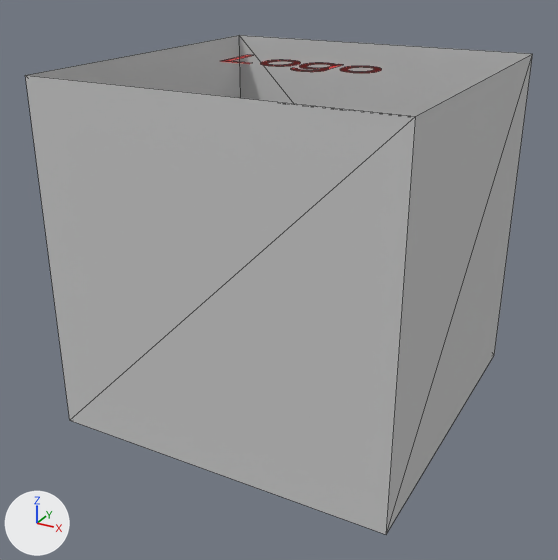
Renders of the FBX model Assets/ArtWork/3DModels/Rooms/Sensor/SensorRoom.FBX from each side of a commit.
Before and after are seen from a camera (50 mm lens) standing at (4.88, -9.48, 6.51) and looking at (-0.11, -0.41, 1.97). Every picture has the same lights, and +X, +Y and +Z are marked at lower left. Mesh edges are drawn as thin lines. Where no turn or scale is listed for an object, it has been applied to the vertices.

In view in the first picture: 'SensorRoom'.
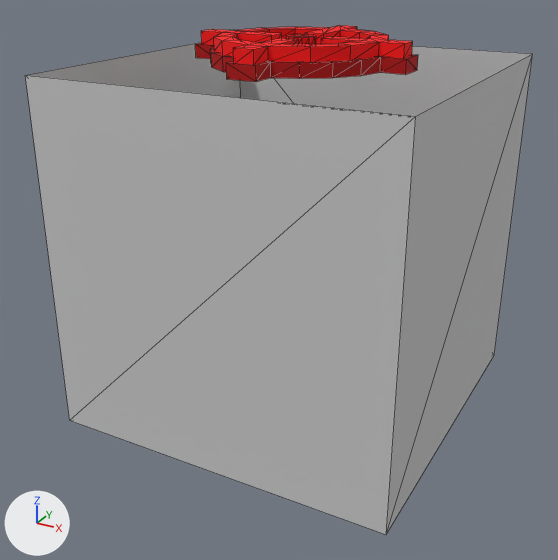
The change in detail:
Material 'Material #2' (mat_material__2) is new.
Its base color is (0.471, 0.0, 0.0) (red #b70000).
Its roughness is 0.859.
Material 'Material #3' (mat_material__3) is new.
Its base color is (1.0, 0.0, 0.0) (red #ff0000).
Its roughness is 0.859.
me_mesh is used by ob_sensorroom; location (0.0, 0.0, 0.0).
me_mesh had 1092 vertices, 1691 faces and spanned x -2.5..2.5, y -2.5..2.5, z -0.03..5.0.
me_mesh now has 917 vertices, 1638 faces and spans x -2.5..2.5, y -2.5..2.5, z -0.03..5.35.
me_mesh part 1: a new loose piece of 104 vertices spanning x -1.56..1.56, y -1.56..1.56, z 5.0..5.19, in mat_material__2 (red #b60000).
me_mesh part 2: a new loose piece of 96 vertices spanning x -1.49..1.49, y -1.49..1.49, z 5.17..5.35, in mat_material__3 (red #ff0000).
me_mesh part 3: a new loose piece of 24 vertices spanning x -0.2..0.2, y -0.2..0.2, z 5.17..5.35, in mat_material__3 (red #ff0000).
me_mesh part 4: the loose piece of 179 vertices spanning x 0.01..0.5, y -0.49..0.29, z 4.98 is deleted.
me_mesh part 5: the loose piece of 119 vertices spanning x 0.61..1.12, y -0.28..0.29, z 4.98 is deleted.
me_mesh part 6: the loose piece of 119 vertices spanning x -0.57..-0.06, y -0.28..0.29, z 4.98 is deleted.
me_mesh part 7: the loose piece of 6 vertices spanning x -1.12..-0.65, y -0.27..0.49, z 4.98 is deleted.
me_mesh no longer uses material mat_red (red #e62626).
me_mesh now uses material mat_material__3 (red #ff0000).
me_mesh now uses material mat_material__2 (red #b70000).

Changed parts and their boxes (x1, y1, x2, y2) in the pictures (558 x 560 px):
'SensorRoom', reshaped: before (25, 35, 533, 534); after (25, 25, 533, 534)
part 1 of me_mesh, added (red): after (195, 43, 418, 82)
part 2 of me_mesh, added (red): after (201, 25, 413, 64)
part 3 of me_mesh, added: after (286, 34, 316, 44)
part 4 of me_mesh, deleted: before (291, 63, 342, 72)
part 5 of me_mesh, deleted: before (340, 66, 382, 73)
part 6 of me_mesh, deleted: before (260, 60, 301, 66)
part 7 of me_mesh, deleted: before (220, 55, 253, 64)
